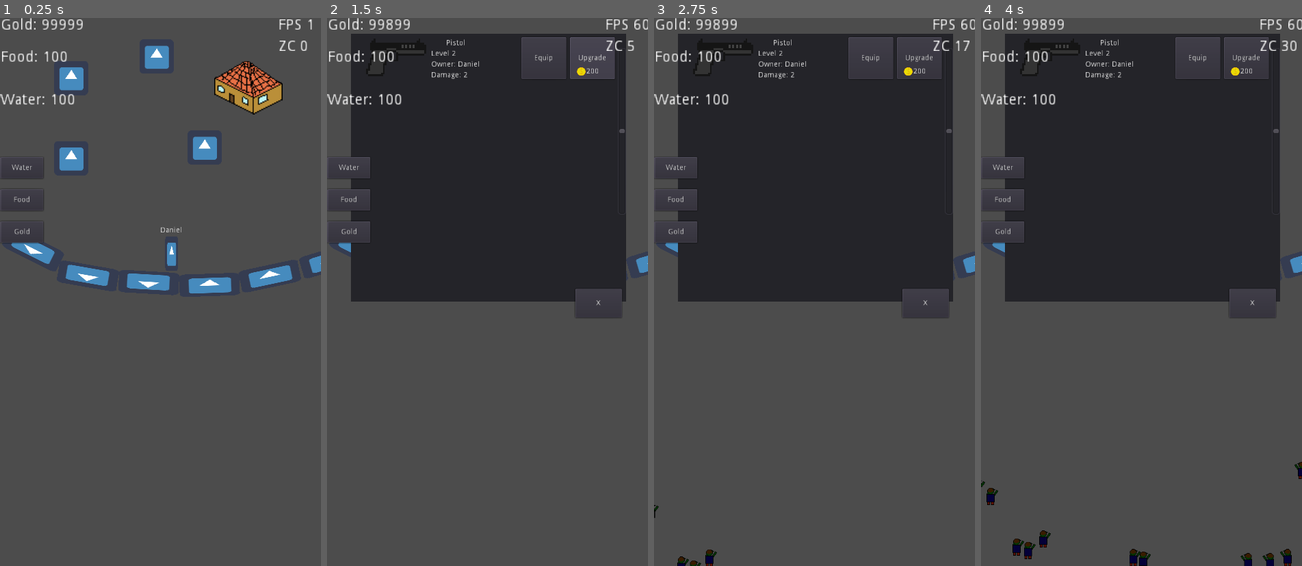
Above: before the commit, frames 1-4 (left to right).
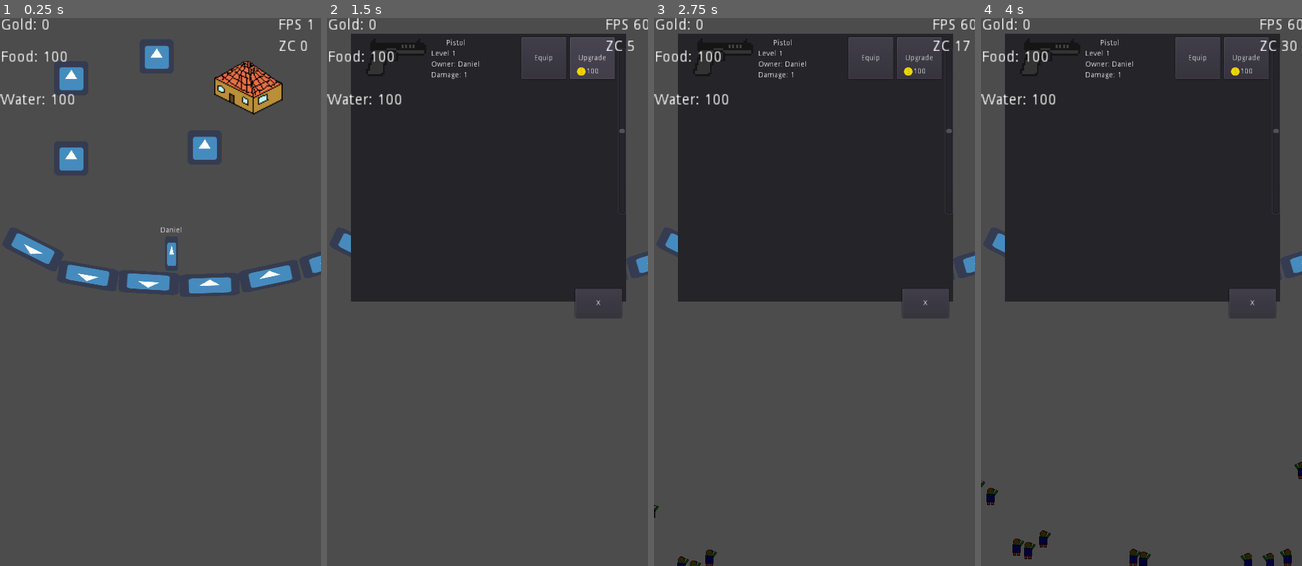
Above: after the commit, the same moments.

Repository: stranker/CLICKER_Z
Game: Godot game, scene res://Scene/MainScene.tscn
Same seed, same stepped clock (60 frames per second), same inputs: the game is played once before the commit and once after it. The engine's default icon, where the game draws it, is replaced by a stand-in: a white triangle on a blue panel in a dark square.
Inputs (mouse positions are in pixels of both pictures, inside the frame that each line leads up to):
- Up to frame 1 (0.25 s): no input
- Up to frame 2 (1.5 s): click (574, 89) at 0.5 s; click "Upgrade" at 1.25 s
- Up to frame 3 (2.75 s): click (724, 78) at 2 s
- Up to frame 4 (4 s): click (1186, 149) at 2.75 s; click (1051, 160) at 3.5 s

The runs differ from the first frame. In frame 1, 0.3% of the frame differs, in the area x 0-26%, y 0-42%; in frame 2, 0.7%, in the area x 0-83%, y 0-42%; in frame 3, 0.7%; in frame 4, 0.7%.

Commit message:
Add some sprites / Falta layer de GUI

Diff:
--- a/GUI/HousePanel.tscn
+++ b/GUI/HousePanel.tscn
@@ -14,7 +14,7 @@
 	pass
 
 func init_house():
-	upgrade_cost = Global.MAX_SURVIVOR*1000
+	upgrade_cost = Global.curr_cap_survivor*1000
 	$UpgradeButton/Cost.text = str(upgrade_cost)
 	pass
 
@@ -26,7 +26,7 @@
 func _on_UpgradeButton_pressed():
 	if Global.GOLD > upgrade_cost:
 		Global.GOLD -= upgrade_cost
-		Global.MAX_SURVIVOR += 1
+		Global.curr_cap_survivor += 1
 		init_house()
 	pass # replace with function body
 "
@@ -43,6 +43,7 @@
 margin_right = 130.0
 margin_bottom = 350.0
 rect_pivot_offset = Vector2( 0, 0 )
+rect_clip_content = false
 mouse_filter = 0
 mouse_default_cursor_shape = 0
 size_flags_horizontal = 1
@@ -59,6 +60,7 @@
 margin_top = -50.0
 margin_right = 62.0
 rect_pivot_offset = Vector2( 0, 0 )
+rect_clip_content = false
 focus_mode = 2
 mouse_filter = 0
 mouse_default_cursor_shape = 0
@@ -68,7 +70,7 @@
 enabled_focus_mode = 2
 shortcut = null
 group = null
-text = "Upgrade"
+text = "Upgrade House"
 flat = false
 align = 1
 
@@ -90,6 +92,7 @@
 margin_right = -13.0
 margin_bottom = 20.0
 rect_pivot_offset = Vector2( 0, 0 )
+rect_clip_content = false
 focus_mode = 2
 mouse_filter = 0
 mouse_default_cursor_shape = 0
--- a/GUI/SeekResult.tscn
+++ b/GUI/SeekResult.tscn
@@ -18,8 +18,14 @@
 	match typ:
 		TYPE_SURVIVOR:
 			label = \"Survivor found!\"
+			var s = Global.SURVIVOR_LIST[Global.SURVIVOR_LIST.size()-1]
+			$Pic/Name.text = \"Nombre: \"+s.get_survivor_name()
+			$Pic/Level.text = \"Level \"+str(s.get_level())
 		TYPE_WEAPON:
 			label = \"Weapon found!\"
+			var w = Global.armory.get_last_weapon()
+			$Pic/Name.text = \"Arma: \"+w.get_weapon_name()
+			$Pic/Level.text = \"Level \"+str(w.get_level())
 		TYPE_SUPPLY:
 			label = \"Supplies found!\"
 	if result:
@@ -38,14 +44,15 @@
 
 modulate = Color( 1, 0.222656, 0.222656, 1 )
 anchor_left = 0.5
-anchor_top = 0.5
+anchor_top = 0.0
 anchor_right = 0.5
-anchor_bottom = 0.5
-margin_left = -110.0
-margin_top = -362.0
-margin_right = 110.0
-margin_bottom = -232.0
+anchor_bottom = 0.0
+margin_left = -185.0
+margin_top = 51.0
+margin_right = 185.0
+margin_bottom = 281.0
 rect_pivot_offset = Vector2( 0, 0 )
+rect_clip_content = false
 mouse_filter = 0
 mouse_default_cursor_shape = 0
 size_flags_horizontal = 1
@@ -55,15 +62,16 @@
 
 [node name="Result" type="Label" parent="." index="0"]
 
-anchor_left = 0.0
+anchor_left = 0.5
 anchor_top = 0.0
-anchor_right = 1.0
+anchor_right = 0.5
 anchor_bottom = 0.0
-margin_left = -5.0
-margin_top = 25.0
-margin_right = -5.0
-margin_bottom = 39.0
+margin_left = -280.0
+margin_top = 10.0
+margin_bottom = 24.0
+rect_scale = Vector2( 2, 2 )
 rect_pivot_offset = Vector2( 0, 0 )
+rect_clip_content = false
 mouse_filter = 2
 mouse_default_cursor_shape = 0
 size_flags_horizontal = 1
@@ -75,18 +83,20 @@
 percent_visible = 1.0
 lines_skipped = 0
 max_lines_visible = -1
+_sections_unfolded = [ "Rect" ]
 
 [node name="CloseRButton" type="Button" parent="." index="1"]
 
-anchor_left = 0.0
-anchor_top = 0.0
-anchor_right = 0.0
-anchor_bottom = 0.0
-margin_left = 175.0
-margin_top = 115.0
-margin_right = 210.0
-margin_bottom = 140.0
+anchor_left = 1.0
+anchor_top = 1.0
+anchor_right = 1.0
+anchor_bottom = 1.0
+margin_left = -80.0
+margin_top = -20.0
+margin_right = -10.0
+margin_bottom = 25.0
 rect_pivot_offset = Vector2( 0, 0 )
+rect_clip_content = false
 focus_mode = 2
 mouse_filter = 0
 mouse_default_cursor_shape = 0
@@ -100,4 +110,66 @@
 flat = false
 align = 1
 
+[node name="Pic" type="TextureRect" parent="." index="2"]
+
+anchor_left = 0.5
+anchor_top = 0.5
+anchor_right = 0.5
+anchor_bottom = 0.5
+margin_left = -110.0
+margin_top = -26.0
+margin_right = -30.0
+margin_bottom = 44.0
+rect_pivot_offset = Vector2( 0, 0 )
+rect_clip_content = false
+mouse_filter = 1
+mouse_default_cursor_shape = 0
+size_flags_horizontal = 1
+size_flags_vertical = 1
+stretch_mode = 0
+
+[node name="Name" type="Label" parent="Pic" index="0"]
+
+anchor_left = 0.0
+anchor_top = 0.0
+anchor_right = 0.0
+anchor_bottom = 0.0
+margin_left = 90.0
+margin_top = 10.0
+margin_right = 130.0
+margin_bottom = 24.0
+rect_scale = Vector2( 1.5, 1.5 )
+rect_pivot_offset = Vector2( 0, 0 )
+rect_clip_content = false
+mouse_filter = 2
+mouse_default_cursor_shape = 0
+size_flags_horizontal = 1
+size_flags_vertical = 4
+percent_visible = 1.0
+lines_skipped = 0
+max_lines_visible = -1
+_sections_unfolded = [ "Rect" ]
+
+[node name="Level" type="Label" parent="Pic" index="1"]
+
+anchor_left = 0.0
+anchor_top = 0.0
+anchor_right = 0.0
+anchor_bottom = 0.0
+margin_left = 90.0
+margin_top = 40.0
+margin_right = 130.0
+margin_bottom = 54.0
+rect_scale = Vector2( 1.5, 1.5 )
+rect_pivot_offset = Vector2( 0, 0 )
+rect_clip_content = false
+mouse_filter = 2
+mouse_default_cursor_shape = 0
+size_flags_horizontal = 1
+size_flags_vertical = 4
+percent_visible = 1.0
+lines_skipped = 0
+max_lines_visible = -1
+_sections_unfolded = [ "Rect" ]
+
 [connection signal="pressed" from="CloseRButton" to="." method="_on_CloseRButton_pressed"]
--- a/GUI/WatchPanel.tscn
+++ b/GUI/WatchPanel.tscn
@@ -57,10 +57,11 @@
 	pass
 
 func _on_SeekSurvivor_pressed():
-	if Global.MAX_SURVIVOR > Global.SURVIVOR_LIST.size():
+	if Global.curr_cap_survivor > Global.SURVIVOR_LIST.size():
 		if can_search_survivor():
 			seek_configure(TYPE_SURVIVOR,survivor_time)
 			Global.remove_resources(survivor_food_cost,survivor_water_cost,0)
+			up_cost_survivor()
 		else:
 			set_error(\"Not enough supplies\")
 	else:
@@ -76,6 +77,7 @@
 	if can_search_weapon():
 		Global.remove_resources(weapon_food_cost,weapon_water_cost,weapon_gold_cost)
 		seek_configure(TYPE_WEAPON,weapon_time)
+		up_cost_weapon()
 	else:
 		set_error(\"Not enough supplies\")
 	pass
@@ -148,10 +150,21 @@
 	return Global.curr_food >= survivor_food_cost and Global.curr_water>=survivor_water_cost
 
 func can_search_weapon():
-	return Global.curr_food >= weapon_food_cost and Global.curr_water>=weapon_water_cost and Global.GOLD >= weapon_food_cost"
+	return Global.curr_food >= weapon_food_cost and Global.curr_water>=weapon_water_cost and Global.GOLD >= weapon_food_cost
+
+func up_cost_survivor():
+	survivor_water_cost = survivor_water_cost * 2
+	survivor_food_cost = survivor_food_cost * 2
+	pass
+
+func up_cost_weapon():
+	weapon_water_cost = weapon_water_cost * 2
+	weapon_food_cost = weapon_food_cost * 2
+	weapon_gold_cost = weapon_gold_cost * 2
+	pass"
 _sections_unfolded = [ "Resource" ]
 
-[node name="WatchPanel" type="Panel" index="0"]
+[node name="WatchPanel" type="Panel"]
 
 anchor_left = 0.5
 anchor_top = 0.0
--- a/Object/Buildings/Armory.tscn
+++ b/Object/Buildings/Armory.tscn
@@ -34,7 +34,10 @@
 
 func remove_weapon(weap):
 	$Weapons.remove_child(weap)
-	pass"
+	pass
+
+func get_last_weapon():
+	return $Weapons.get_child($Weapons.get_child_count()-1)"
 _sections_unfolded = [ "Resource" ]
 
 [node name="Armory" type="Control"]
--- a/Object/Buildings/Houses.tscn
+++ b/Object/Buildings/Houses.tscn
@@ -72,6 +72,5 @@
 margin_top = 39.5
 margin_right = 419.5
 margin_bottom = 319.5
-rect_clip_content = false
 
 [connection signal="pressed" from="HouseButton" to="." method="_on_HouseButton_pressed"]
--- a/Object/Bullet.tscn
+++ b/Object/Bullet.tscn
@@ -1,6 +1,6 @@
 [gd_scene load_steps=4 format=2]
 
-[ext_resource path="res://icon.png" type="Texture" id=1]
+[ext_resource path="res://Sprite/Weapon/Bullet.png" type="Texture" id=1]
 
 [sub_resource type="GDScript" id=1]
 
@@ -19,6 +19,7 @@
 
 func _process(delta):
 	translate((direction-init_pos).normalized()*VELOCITY*delta)
+	look_at(direction)
 	pass
 
 func set_direction(dir):
@@ -44,11 +45,10 @@
 [sub_resource type="CircleShape2D" id=2]
 
 custom_solver_bias = 0.0
-radius = 31.1176
+radius = 3.91658
 
 [node name="Bullet" type="Sprite"]
 
-scale = Vector2( 0.2, 0.2 )
 texture = ExtResource( 1 )
 script = SubResource( 1 )
 _sections_unfolded = [ "Transform", "Visibility" ]
@@ -69,8 +69,8 @@
 
 [node name="Vis" type="VisibilityNotifier2D" parent="." index="1"]
 
-position = Vector2( -0.0625811, -1.09249 )
-scale = Vector2( 3.11189, 3.15452 )
+position = Vector2( 0.0451856, -0.131954 )
+scale = Vector2( 0.404416, 0.469122 )
 rect = Rect2( -10, -10, 20, 20 )
 
 [connection signal="body_entered" from="Col" to="." method="_on_Col_body_entered"]
--- a/Object/Global.gd
+++ b/Object/Global.gd
@@ -5,7 +5,7 @@
 var zombie_killed = 0
 const MAX_COUNT_ZOMBIES = 400
 var ZOMBI_LIST = []
-var GOLD = 99999
+var GOLD = 0
 var EXP = 0
 var GOLD_POS = Vector2()
 var curr_weapon = null
@@ -19,8 +19,8 @@
 var water_pos = Vector2()
 
 # Variables de Houses
-var curr_survivor = 0
-var MAX_SURVIVOR = 1
+var curr_cap_survivor = 1
+var MAX_SURVIVOR = 0
 
 # Survivors
 var SURVIVOR_LIST = []
--- a/Object/Supply.tscn
+++ b/Object/Supply.tscn
@@ -1,4 +1,6 @@
-[gd_scene load_steps=2 format=2]
+[gd_scene load_steps=3 format=2]
+
+[ext_resource path="res://Sprite/Supplies/Food.png" type="Texture" id=1]
 
 [sub_resource type="GDScript" id=1]
 
@@ -22,19 +24,22 @@
 	create_supply(c,pos)
 	supply_type = TYPE_FOOD
 	type_pos = Global.food_pos
+	tex = \"res://Sprite/Supplies/Food.png\"
+	texture = load(tex)
 	pass
 
 func create_supply(c,pos):
 	active = true
 	global_position = pos
 	cant = c
-	texture = load(\"res://icon.png\")
 	pass
 
 func create_water(c,pos):
 	create_supply(c,pos)
 	supply_type = TYPE_WATER
 	type_pos = Global.water_pos
+	tex = \"res://Sprite/Supplies/Water.png\"
+	texture = load(tex)
 	pass
 
 func _process(delta):
@@ -47,9 +52,12 @@
 	pass"
 _sections_unfolded = [ "Resource" ]
 
-[node name="Supply" type="Sprite"]
+[node name="Supply" type="Sprite" index="0"]
 
+scale = Vector2( 2, 2 )
+texture = ExtResource( 1 )
 script = SubResource( 1 )
+_sections_unfolded = [ "Transform" ]
 
 [node name="Tween" type="Tween" parent="." index="0"]
 
--- a/Scene/MainScene.tscn
+++ b/Scene/MainScene.tscn
@@ -20,6 +20,7 @@
 
 func _ready():
 	create_player()
+	set_survivor_limit()
 	$Buildings._ready()
 	pass
 
@@ -30,6 +31,10 @@
 		state = STATES.IDLE
 	$GUI/FPS.text = \"FPS \"+str(Performance.get_monitor(Performance.TIME_FPS))
 	$GUI/ZC.text = \"ZC \"+str(Global.ZOMBI_LIST.size())
+	pass
+
+func set_survivor_limit():
+	Global.MAX_SURVIVOR = $InteractiveArea/SurvivorPositions.get_child_count()
 	pass
 
 func create_player():
@@ -85,7 +90,7 @@
 "
 _sections_unfolded = [ "Resource" ]
 
-[node name="MainScene" type="Control"]
+[node name="MainScene" type="Control" index="0"]
 
 anchor_left = 0.0
 anchor_top = 0.0
@@ -125,6 +130,7 @@
 
 [node name="SpawnControl" parent="InteractiveArea" index="1" instance=ExtResource( 2 )]
 
+editor/display_folded = true
 position = Vector2( -8, 12 )
 
 [node name="Spawner" parent="InteractiveArea/SpawnControl" index="1" instance=ExtResource( 3 )]
@@ -252,6 +258,7 @@
 
 [node name="Food" type="Button" parent="." index="3"]
 
+visible = false
 anchor_left = 0.0
 anchor_top = 0.0
 anchor_right = 0.0
@@ -276,6 +283,7 @@
 
 [node name="Water" type="Button" parent="." index="4"]
 
+visible = false
 anchor_left = 0.0
 anchor_top = 0.0
 anchor_right = 0.0
@@ -300,6 +308,7 @@
 
 [node name="Gold" type="Button" parent="." index="5"]
 
+visible = false
 anchor_left = 0.0
 anchor_top = 0.0
 anchor_right = 0.0
Binary file added: Sprite/Supplies/Food.png
Not shown, added: Sprite/Supplies/Food.png.import
Binary file added: Sprite/Supplies/Water.png
Not shown, added: Sprite/Supplies/Water.png.import
Binary file added: Sprite/Weapon/Bullet.png
Not shown, added: Sprite/Weapon/Bullet.png.import
